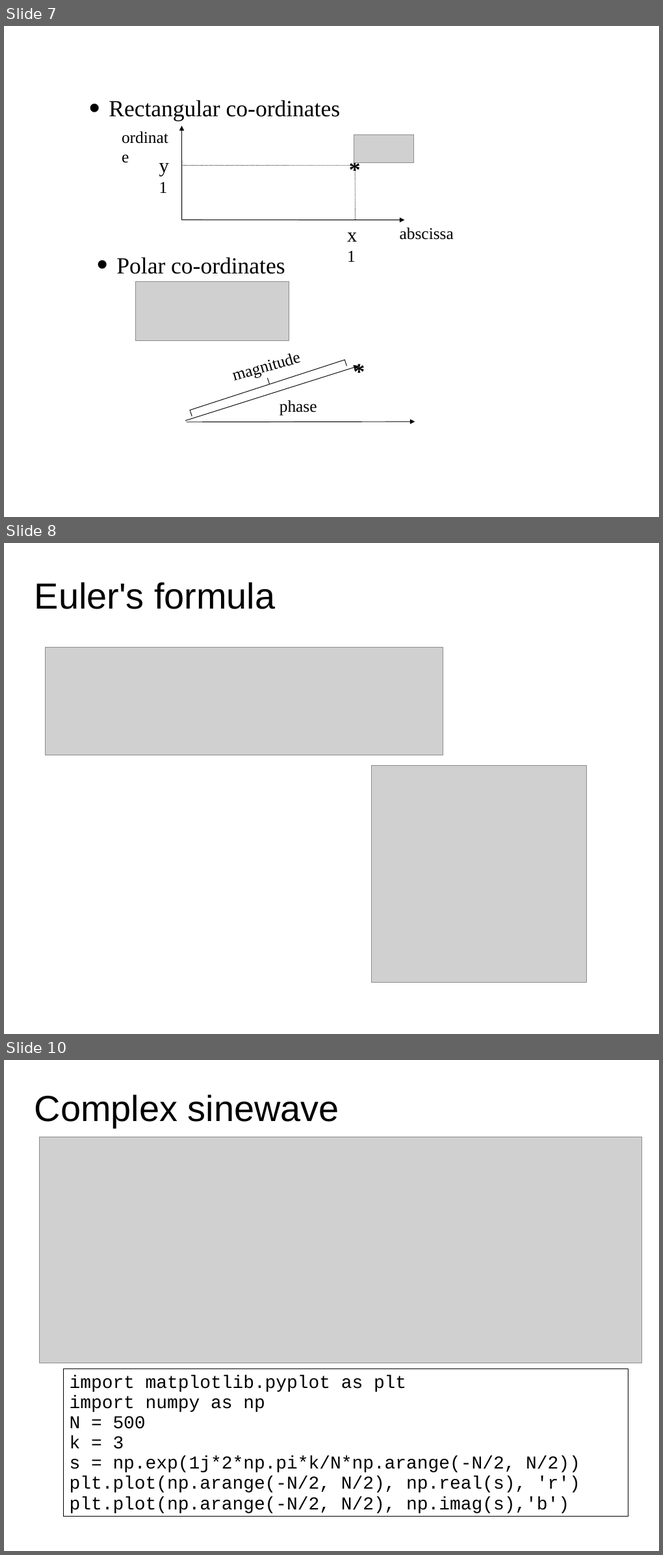
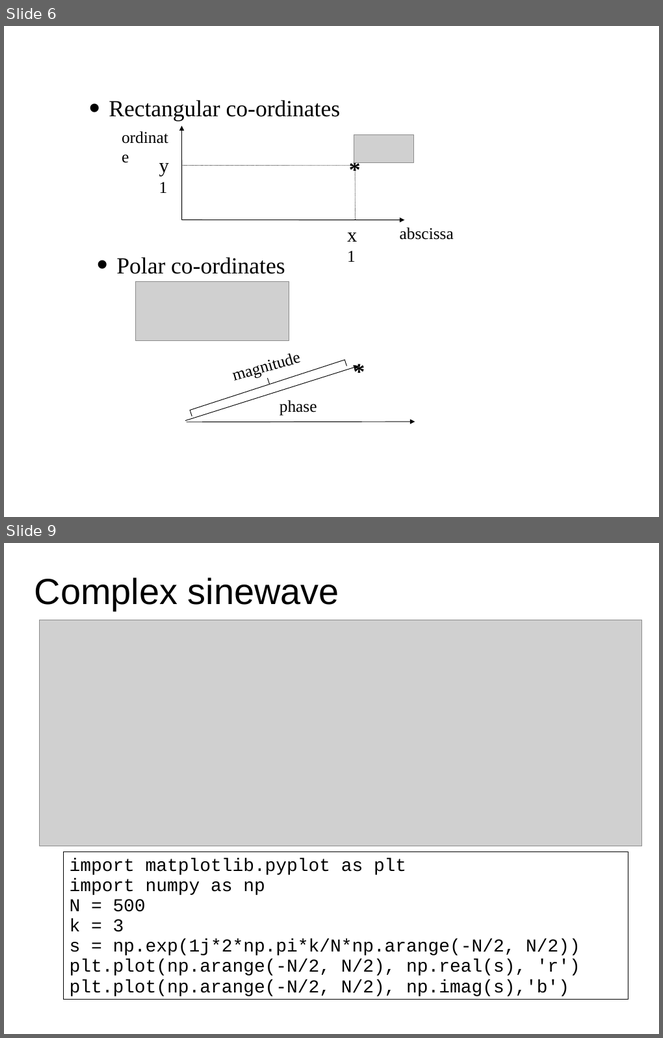
Before and after one commit to MTG/sms-tools, a slide deck: teaching-material/lectures/lect1-Introduction/1-Basic-mathematics.odp. Shown one above the other, each under a label of ours: slides 7, 8 and 10 before the commit, slides 6 and 9 after it; the slides between them are not shown. The pictures are 663x1555 and 663x1038 pixels, drawn with LibreOffice and Linux fonts; fonts in the diff are those of the drawing; grey boxes stand for pictures. Boxes give left, top, right and bottom in pixels: in the first picture for what was removed or moved away, otherwise in the second. Text is boxed around its words. In the diff, an @@ line names an element or a change of style, - is before the commit and + after.

```diff
--- a/teaching-material/lectures/lect1-Introduction/1-Basic-mathematics.odp
+++ b/teaching-material/lectures/lect1-Introduction/1-Basic-mathematics.odp
@@ slide 8 removed at bbox=[4, 543, 659, 1034], background #FFFFFF @@
@@ title removed at bbox=[35, 582, 275, 609] @@
-Euler's formula
@@ picture removed at bbox=[46, 648, 443, 756] @@
@@ picture removed at bbox=[371, 766, 586, 983] @@
@@ what was slide 7 is now slide 6 @@
@@ what was slide 10 is now slide 9 @@
```
Also in this commit, not shown: 2 slides changed, 5 other files.
